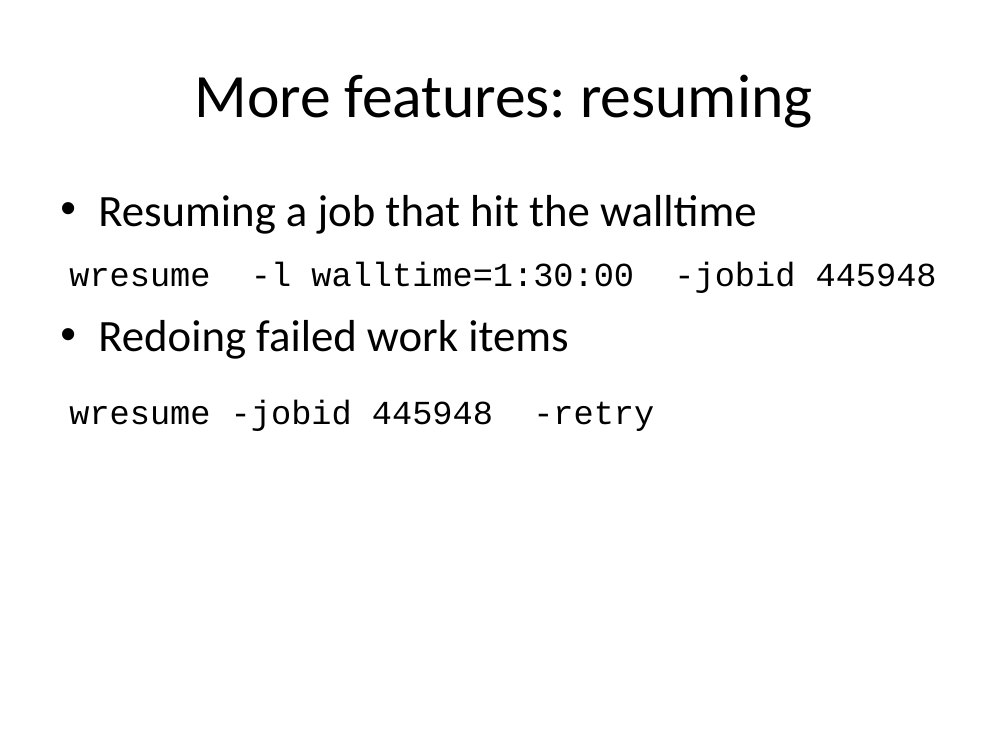
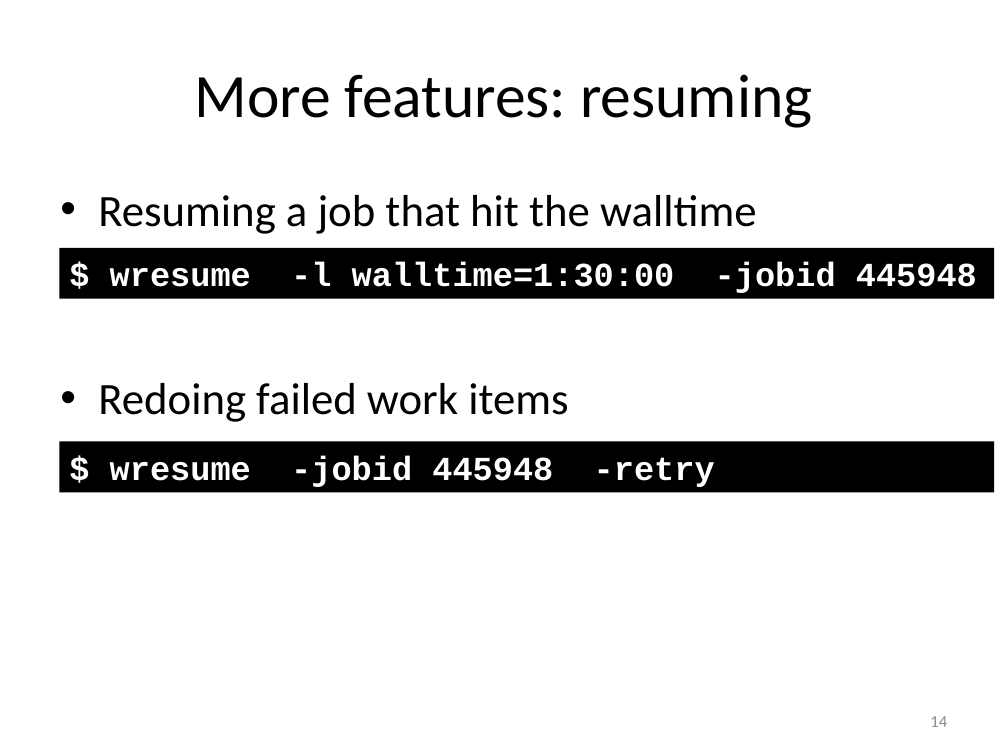
Before and after one commit to gjbex/worker, a slide deck: slide 14 of doc/worker.pptx. Drawn at 1008x756 pixels with LibreOffice and Linux fonts; fonts in the diff are those of the drawing. Boxes give left, top, right and bottom in pixels: in the first picture for what was removed or moved away, otherwise in the second. Text is boxed around its words. In the diff, an @@ line names an element or a change of style, - is before the commit and + after.

```diff
--- a/doc/worker.pptx
+++ b/doc/worker.pptx
@@ text "Resuming a job that hit ..." rewrapped from [98,195,757,359] to [98,195,757,422] @@
@@ rectangle "$ wresume -l walltime=1:30:00 -jobid ...": place and size @@
-rectangle "$ wresume -l walltime=1:30:00 -jobid ..." at [69,261,937,293]
+rectangle "$ wresume -l walltime=1:30:00 -jobid ..." at [59,248,994,298]
@@ rectangle "$ wresume -l walltime=1:30:00 -jobid ..." at [59,248,994,298]: fill none to #000000 @@
@@ text in rectangle at [110,261,977,293]: text changed; text colour #000000 to #FFFFFF; bold on @@
-wresume -l walltime=1:30:00 -jobid 445948
+$ wresume -l walltime=1:30:00 -jobid 445948
@@ rectangle "$ wresume -jobid 445948 -retry" at [59,442,994,492]: fill none to #000000 @@
@@ rectangle "$ wresume -jobid 445948 -retry": place and size @@
-rectangle "$ wresume -jobid 445948 -retry" at [69,399,654,431]
+rectangle "$ wresume -jobid 445948 -retry" at [59,442,994,492]
@@ text in rectangle at [110,455,715,487]: text changed; text colour #000000 to #FFFFFF; bold on @@
-wresume -jobid 445948 -retry
+$ wresume -jobid 445948 -retry
@@ page number added at [930,716,947,727], 12 pt, text #8C8C8C @@
+14
```
Also in this commit, not shown: 28 other slides changed, 2 slides added, 1 slide removed.
